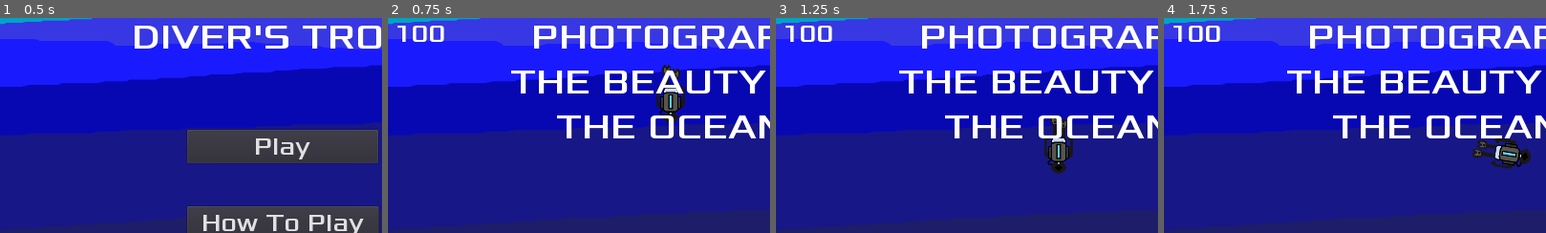
Above: before the commit, frames 1-4 (left to right).
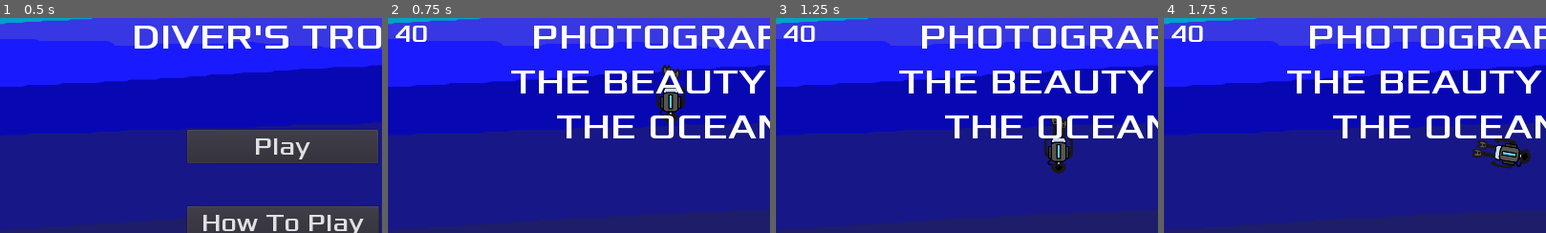
Above: after the commit, the same moments.

Repository: AlgionSan/GJ-Demo-2.0
Game: Godot game, scene res://scenes/Main.tscn
Two runs of this game, one before a commit and one after it. Both use one fixed random seed, a clock stepped at 60 frames per second and the inputs below.
Inputs (mouse positions are % of the whole screen's width and height, from its top left):
- Up to frame 1 (0.5 s): no input
- Up to frame 2 (0.75 s): click "Play" at 0.5 s
- Up to frame 3 (1.25 s): no input
- Up to frame 4 (1.75 s): move the mouse to (72, 45) at 1.27 s; tap E (interact) at 1.35 s
The pictures show only the part of the screen within x 13-63%, y 10-60%; the shares and areas given below are measured in that part.

Frame 1 is identical in both runs. In frame 2, 0.4% of the frame differs, in the area x 2-15%, y 3-12%; in frame 3, 0.4%; in frame 4, 0.4%.

Commit message:
change oxygen timer
from 100 seconds drop to 40 seconds

Diff:
--- a/scripts/Main.gd
+++ b/scripts/Main.gd
@@ -6,7 +6,7 @@
 
 
 export (PackedScene) var mob_scene
-export var oxygenTimer : float = 100.0
+export var oxygenTimer : float = 40.0
 
 
 var game_running: bool = false
@@ -17,7 +17,7 @@
 func new_game():
 	set_process(true)
 	emit_signal("game_new_game")
-	oxygenTimer = 100
+	oxygenTimer = 40.0
 	var goal = 0
 
 	$HUD.update_time(oxygenTimer)
